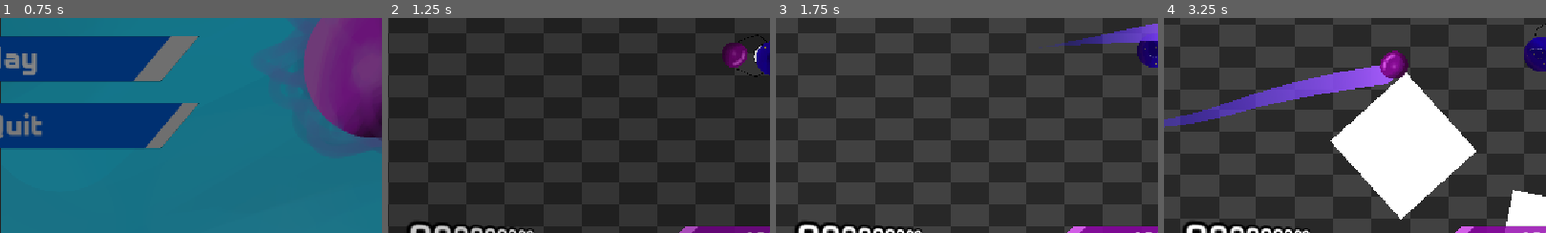
Above: before the commit, frames 1-4 (left to right).
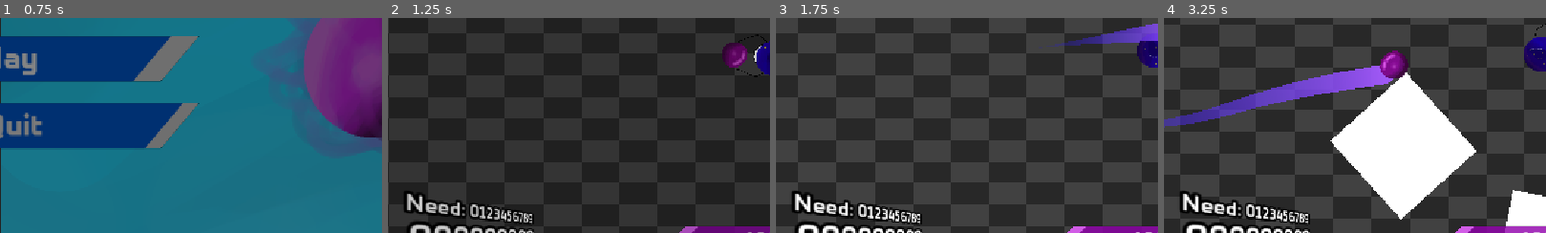
Above: after the commit, the same moments.

Repository: neilavesterinen/Haven-Bounce-Back-Shooter
Game: Godot game, scene res://Scenes/mainmenu/mainmenu.tscn
Same seed, same stepped clock (60 frames per second), same inputs: the game is played once before the commit and once after it. The engine's default icon, where the game draws it, is replaced by a stand-in: a white triangle on a blue panel in a dark square. Sound files missing from this copy of the repository are replaced by a short silence.
Inputs (mouse positions are % of the whole screen's width and height, from its top left):
- Up to frame 1 (0.75 s): click "Play" at 0.5 s
- Up to frame 2 (1.25 s): no input
- Up to frame 3 (1.75 s): tap Enter at 1.25 s; move the mouse to (72, 45) at 1.27 s; hold D (right) from 1.28 s (still down); click (72, 45) at 1.35 s
- Up to frame 4 (3.25 s): release D (right) at 2 s; drag from (30, 55) to (49, 64) at 2.02 s; move the mouse to (60, 28) at 2.77 s; hold D (right) from 2.78 s (still down); tap Enter at 2.85 s
The pictures show only the part of the screen within x 0-50%, y 42-92%; the shares and areas given below are measured in that part.

Frame 1 is identical in both runs. In frame 2, 2.0% of the frame differs, in the area x 4-39%, y 80-96%; in frame 3, 2.1%; in frame 4, 2.2%, in the area x 4-39%, y 80-97%.

Commit message:
idisjidshiofdsiofdiodguiosfsf

Diff:
--- a/Scenes/game/point_counter.tscn
+++ b/Scenes/game/point_counter.tscn
@@ -12,11 +12,18 @@
 [node name="SubViewport" type="SubViewport" parent="." unique_id=1823713467]
 transparent_bg = true
 handle_input_locally = false
+size = Vector2i(230, 230)
 render_target_update_mode = 4
 
 [node name="Label3D" type="Label3D" parent="SubViewport" unique_id=932911020]
 transform = Transform3D(0.8963585, 0, 0.44332993, 0, 1, 0, -0.44332993, 0, 0.8963585, 0.12958583, 0, 0)
 text = "0123456789"
+
+[node name="need" type="Label3D" parent="SubViewport" unique_id=155010874]
+transform = Transform3D(0.8963585, 0, 0.44332993, 0, 1, 0, -0.44332993, 0, 0.8963585, -0.30363315, 0.16988583, 0.09019646)
+text = "Need: 0123456789"
+font_size = 25
+horizontal_alignment = 0
 
 [node name="Camera3D" type="Camera3D" parent="SubViewport" unique_id=37092613]
 transform = Transform3D(1, 0, 0, 0, 1, 0, 0, 0, 1, 0, 0, 0.5703511)
